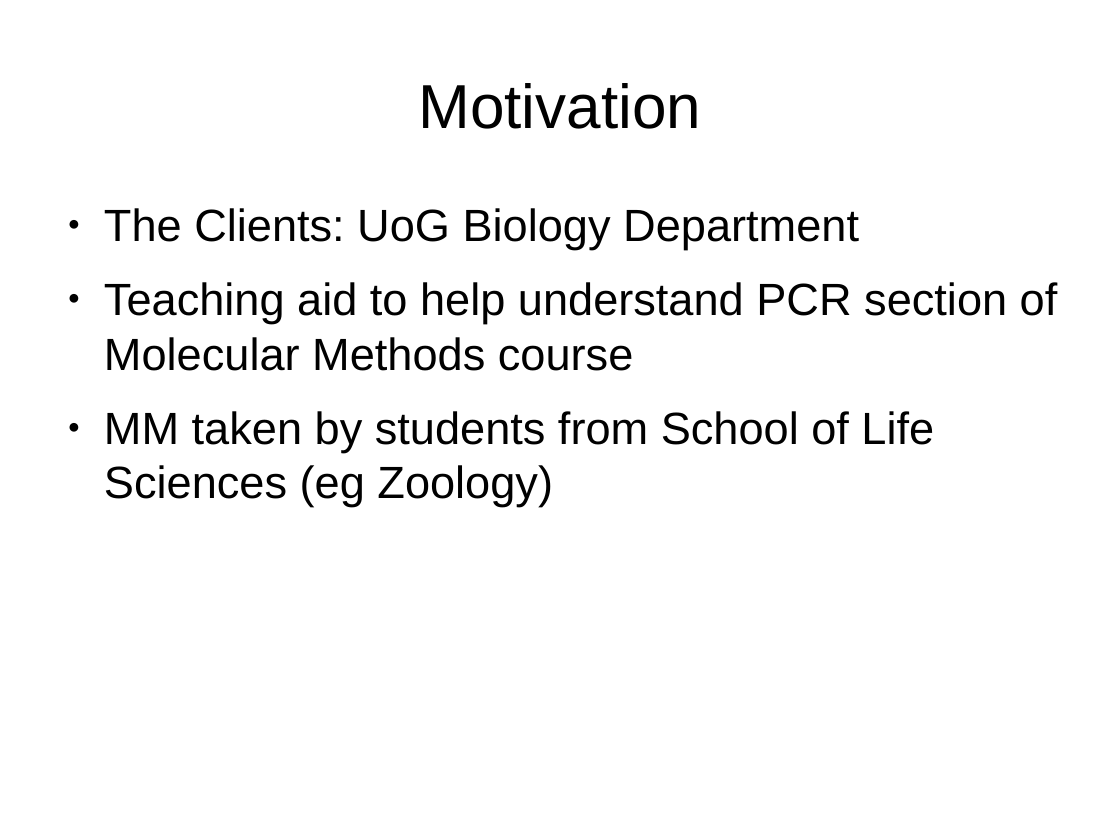
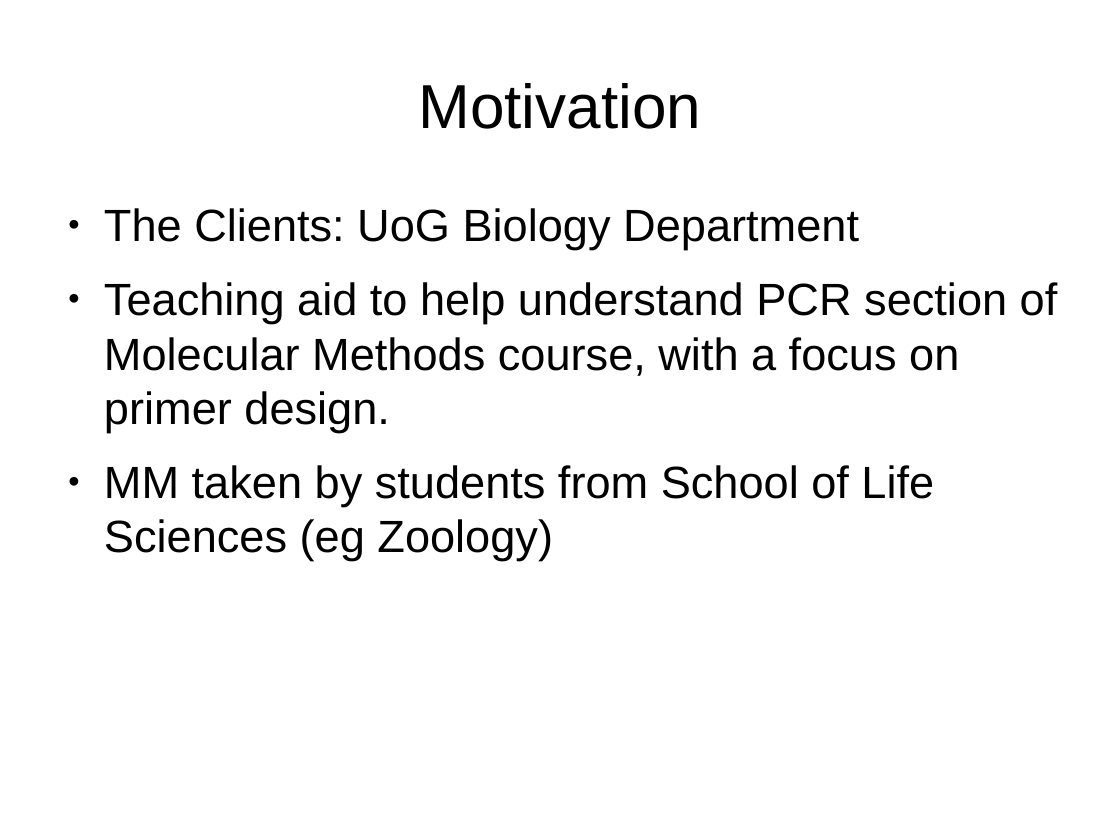
Before and after one commit to Dan-McElroy/Team-Project--Q, a slide deck: slide 3 of docs/progressPresentation/draft.odp. Drawn at 1120x840 pixels with LibreOffice and Linux fonts; fonts in the diff are those of the drawing. Boxes give left, top, right and bottom in pixels: in the first picture for what was removed or moved away, otherwise in the second. Text is boxed around its words. In the diff, an @@ line names an element or a change of style, - is before the commit and + after.

Commit message:
Updated presentation, added design slides.

```diff
--- a/docs/progressPresentation/draft.odp
+++ b/docs/progressPresentation/draft.odp
@@ text at bbox=[104, 282, 1058, 432]: text changed @@
-● Teaching aid to help understand PCR section of Molecular Methods course
+● Teaching aid to help understand PCR section of Molecular Methods course, with a focus on primer design.
```
Also in this commit, not shown: 4 other slides changed, 2 slides added, 1 slide removed, 8 other files.
